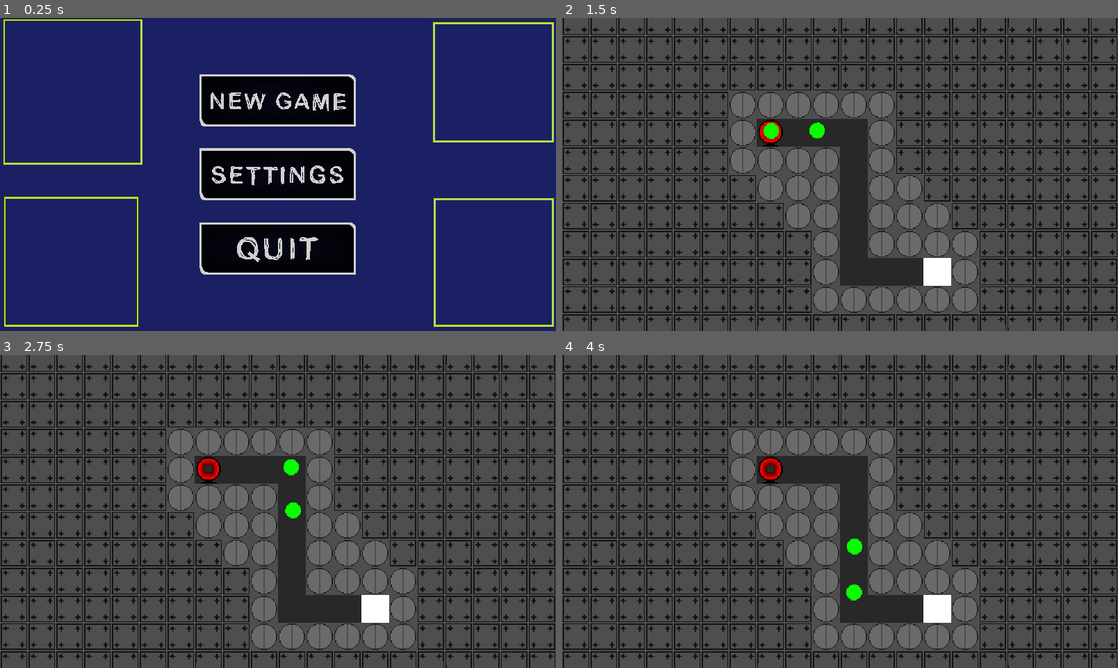
Above: before the commit, frames 1-4 (two rows, left to right).
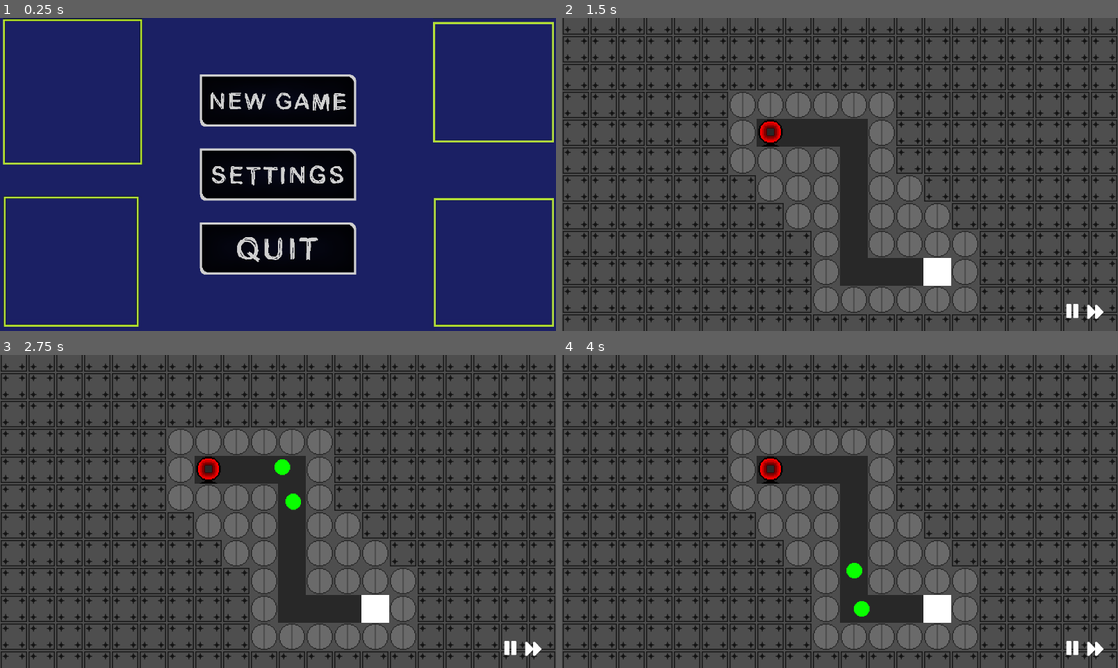
Above: after the commit, the same moments.

Repository: AdamBortt/2DTD
Game: Godot game, scene res://Scenes/scene_handler.tscn
The game is run twice, just before and just after one commit, with the same random seed, the same clock (stepped at 60 frames per second) and the same inputs.
Inputs (mouse positions are in pixels of both pictures, inside the frame that each line leads up to):
- Up to frame 1 (0.25 s): no input
- Up to frame 2 (1.5 s): click (840, 99) at 0.5 s; click (1073, 312) at 1.27 s
- Up to frame 3 (2.75 s): click (533, 649) at 2.02 s
- Up to frame 4 (4 s): click (1095, 649) at 2.77 s; click (1095, 649) at 3.52 s

The runs differ from the first frame. In frame 1, 2.3% of the frame differs, in the area x 0-100%, y 0-99%; in frame 2, 9.5%; in frame 3, 9.6%; in frame 4, 9.7%, in the area x 0-100%, y 0-100%.

Commit message:
Added pause/play and Speed up buttons

Diff:
--- /dev/null
+++ b/Scenes/UI.gd
@@ -0,0 +1,18 @@
+extends CanvasLayer
+
+
+func _on_pause_play_pressed():
+	if get_tree().is_paused():
+		get_tree().paused = false
+	elif get_parent().current_wave == 0:
+		get_parent().current_wave += 1
+		get_parent().start_next_wave()
+	else:
+		get_tree().paused = true
+
+
+func _on_speed_up_pressed():
+	if Engine.get_time_scale() == 2.0:
+		Engine.set_time_scale(1.0)
+	else:
+		Engine.set_time_scale(2.0)
--- a/Scenes/game_scene.gd
+++ b/Scenes/game_scene.gd
@@ -13,7 +13,6 @@
 func _ready():
 	map_node = get_node("Level1")
 	purchase_panel = get_node("Purchase")
-	start_next_wave()
 	for i in get_tree().get_nodes_in_group("build_buttons"):
 		i.connect("pressed", Callable(self, "build_tower").bind(i.get_name()))
 
--- a/Scenes/game_scene.tscn
+++ b/Scenes/game_scene.tscn
@@ -1,8 +1,12 @@
-[gd_scene load_steps=4 format=3 uid="uid://dut6ggmilhpsk"]
+[gd_scene load_steps=8 format=3 uid="uid://dut6ggmilhpsk"]
 
 [ext_resource type="PackedScene" uid="uid://cbjgxgvyqmjm4" path="res://Scenes/Levels/level_1.tscn" id="1_jbi5k"]
 [ext_resource type="Script" path="res://Scenes/game_scene.gd" id="1_tkd0n"]
 [ext_resource type="PackedScene" uid="uid://d3h0uar3ogx2a" path="res://Scenes/GUI/Purchase.tscn" id="3_2bds7"]
+[ext_resource type="Texture2D" uid="uid://caqyk0fvsgklv" path="res://Assets/UI/Interface/right.png" id="4_lsg41"]
+[ext_resource type="Script" path="res://Scenes/UI.gd" id="4_rewwy"]
+[ext_resource type="Texture2D" uid="uid://bi7durr2bfqw5" path="res://Assets/UI/Interface/pause.png" id="5_qteup"]
+[ext_resource type="Texture2D" uid="uid://chuferr4ycl6m" path="res://Assets/UI/Interface/fastForward.png" id="6_hk3vy"]
 
 [node name="GameScene" type="Node2D"]
 script = ExtResource("1_tkd0n")
@@ -11,3 +15,40 @@
 
 [node name="Purchase" parent="." instance=ExtResource("3_2bds7")]
 visible = false
+
+[node name="UI" type="CanvasLayer" parent="."]
+script = ExtResource("4_rewwy")
+
+[node name="GameControls" type="HBoxContainer" parent="UI"]
+anchors_preset = 3
+anchor_left = 1.0
+anchor_top = 1.0
+anchor_right = 1.0
+anchor_bottom = 1.0
+offset_left = -130.0
+offset_top = -70.0
+offset_right = 74.0
+offset_bottom = 30.0
+grow_horizontal = 0
+grow_vertical = 0
+scale = Vector2(0.5, 0.5)
+
+[node name="PausePlay" type="TextureButton" parent="UI/GameControls"]
+process_mode = 3
+layout_mode = 2
+size_flags_horizontal = 6
+size_flags_vertical = 4
+toggle_mode = true
+texture_normal = ExtResource("4_lsg41")
+texture_pressed = ExtResource("5_qteup")
+stretch_mode = 0
+
+[node name="SpeedUp" type="TextureButton" parent="UI/GameControls"]
+layout_mode = 2
+size_flags_horizontal = 6
+size_flags_vertical = 4
+texture_normal = ExtResource("6_hk3vy")
+stretch_mode = 0
+
+[connection signal="pressed" from="UI/GameControls/PausePlay" to="UI" method="_on_pause_play_pressed"]
+[connection signal="pressed" from="UI/GameControls/SpeedUp" to="UI" method="_on_speed_up_pressed"]
--- a/project.godot
+++ b/project.godot
@@ -23,7 +23,6 @@
 
 window/size/viewport_width=1280
 window/size/viewport_height=720
-window/stretch/mode="canvas_items"
 window/stretch/aspect="expand"
 window/dpi/allow_hidpi=false
 
Binary file added: Assets/UI/Interface/fastForward.png
Not shown, added: Assets/UI/Interface/fastForward.png.import
Binary file added: Assets/UI/Interface/pause.png
Not shown, added: Assets/UI/Interface/pause.png.import
Binary file added: Assets/UI/Interface/right.png
Not shown, added: Assets/UI/Interface/right.png.import
